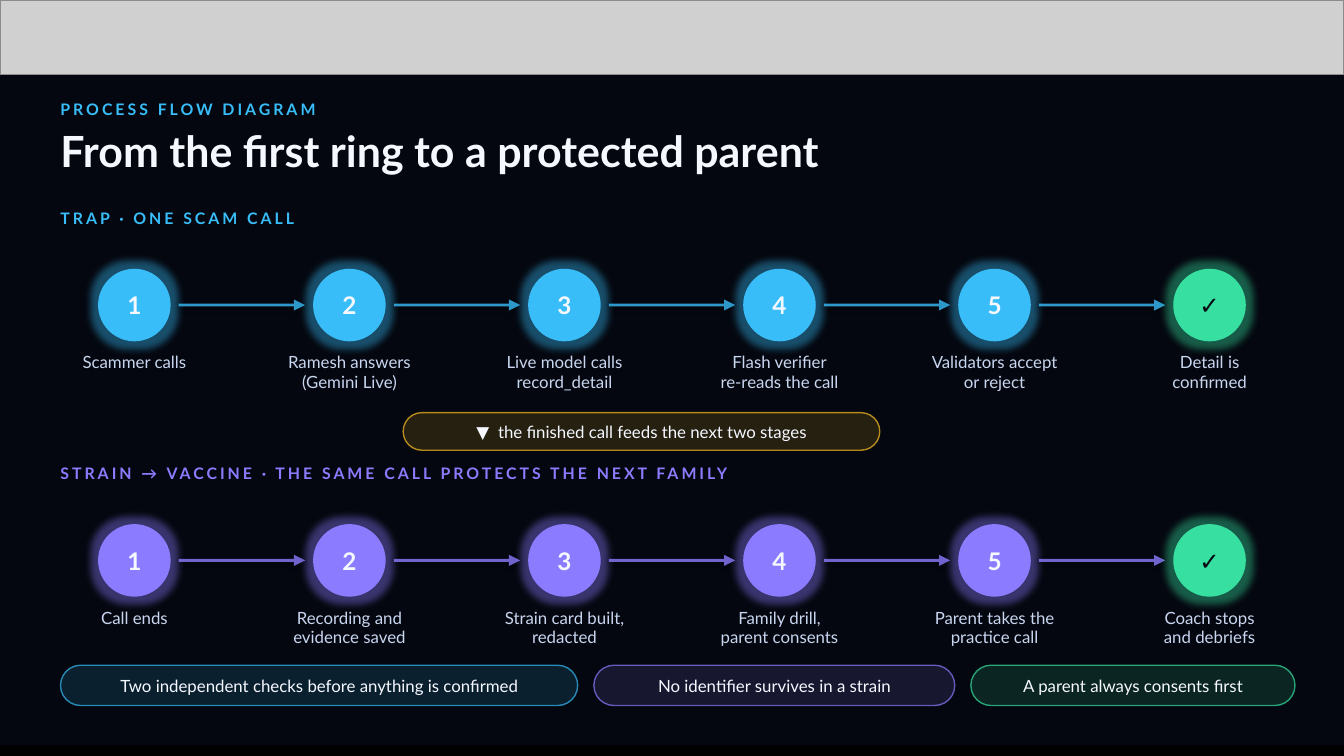
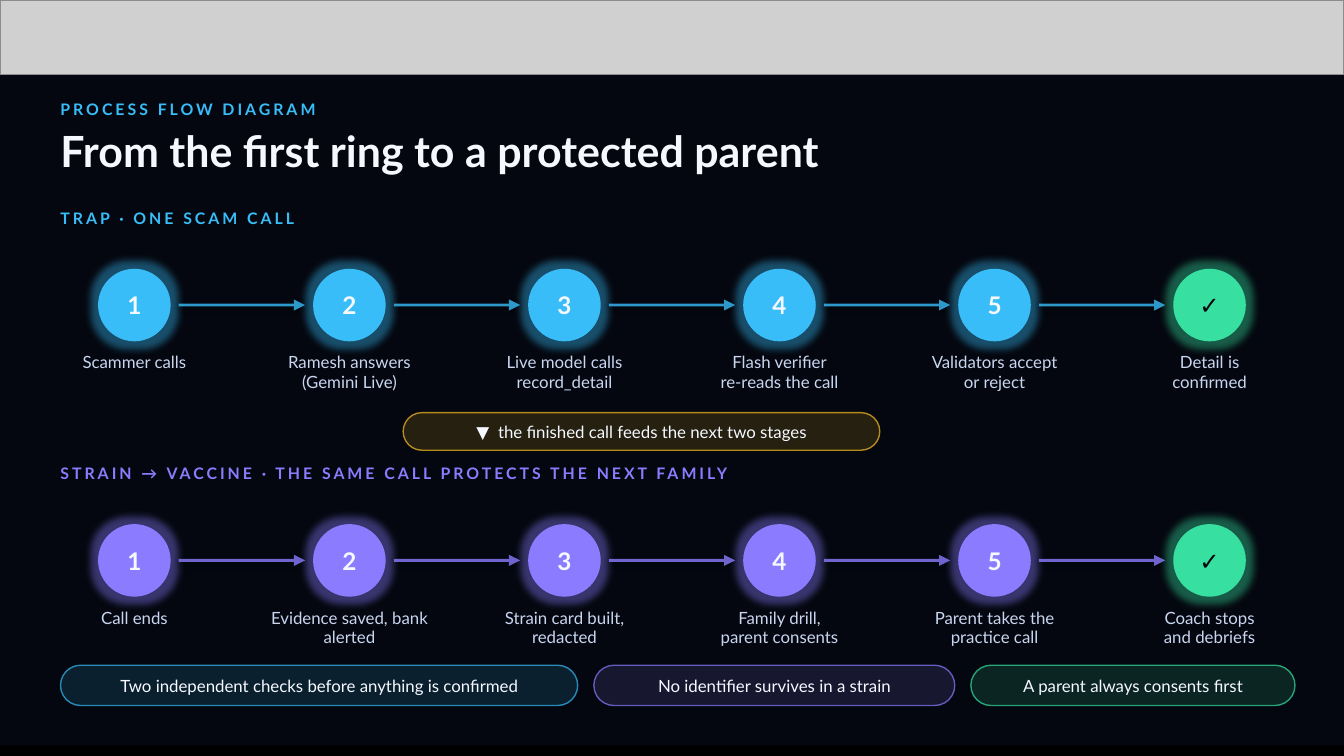
Before and after one commit to OWAIS285/honey_trap, a slide deck: slide 5 of Submission Template _ AI Builder Cup.pptx. Drawn at 1344x756 pixels with LibreOffice and Linux fonts; fonts in the diff are those of the drawing; grey boxes stand for pictures; background and template pictures are left out. Boxes give left, top, right and bottom in pixels: in the first picture for what was removed or moved away, otherwise in the second. Text is boxed around its words. In the diff, an @@ line names an element or a change of style, - is before the commit and + after.

```diff
--- a/Submission Template _ AI Builder Cup.pptx
+++ b/Submission Template _ AI Builder Cup.pptx
@@ text at (x1=271, y1=611, x2=428, y2=643): text changed @@
-Recording and
-evidence saved
+Evidence saved, bank alerted
```
Also in this commit, not shown: 7 other slides changed, 1 slide added, 1 other file.
